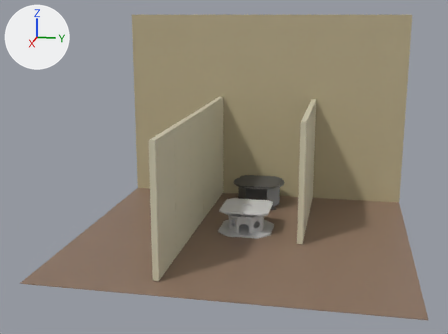
One commit to the COLLADA model fanuc_r1000ia_grinding/grinding_workcell_description/meshes/visual/grinding_workcell.dae: the scene before it, then after it.
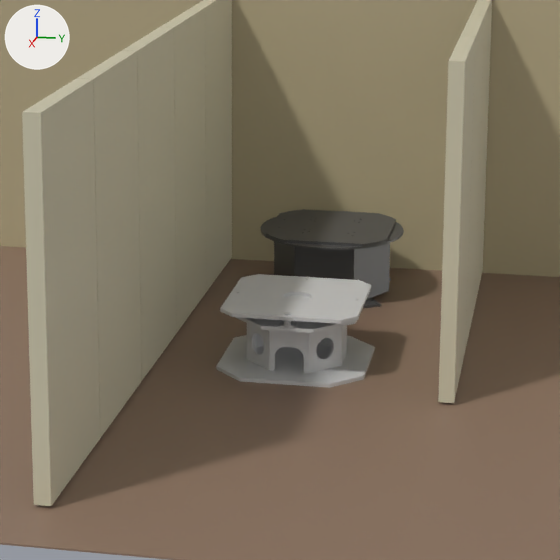
Each version appears first whole from a 50 mm camera at (12.84, 1.8, 3.48) aimed at (2.26, -0.32, 0.84), and next in a close-up on the part from 31% to 76% of the width and 30% to 90% of the height. Every picture has the same lights, and +X, +Y and +Z are marked at upper left. Where no turn or scale is listed for an object, it has been applied to the vertices.

The first close-up shows 'ground', 'panel_001', 'panel_003', 'panel_004', 'panel_005', 'panel_006', 'panel_007', 'support_001', 'support_002', 'table_meulage_-_douille-1', 'table_meulage_-_partie_fixe-1', 'table_meulage_-_partie_mobile-2', 'table_meulage_-_pièce_support_douille-1', 'wall'.
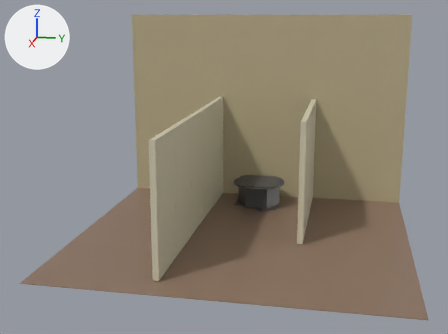
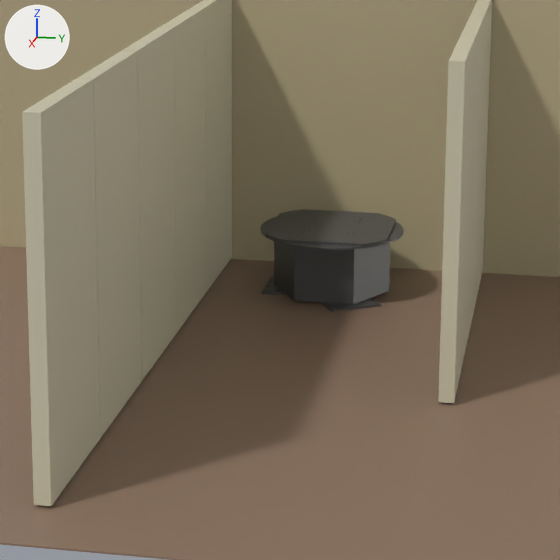
Commit message: Update table mesh and separate it from workcell

Diff of the bpy script that builds the scene:
```diff
--- a/fanuc_r1000ia_grinding/grinding_workcell_description/meshes/visual/grinding_workcell.dae.py
+++ b/fanuc_r1000ia_grinding/grinding_workcell_description/meshes/visual/grinding_workcell.dae.py
@@ ob_table_meulage___pièce_support_douille_1 @@
-ob_table_meulage___pièce_support_douille_1 = bpy.data.objects.new('table_meulage_-_pièce_support_douille-1', me_table_meulage___pièce_support_douille_1)
-ob_table_meulage___pièce_support_douille_1.location = (1.643, 0.0, -0.52)
@@ ob_table_meulage___pièce_sup_100x95_4 @@
-ob_table_meulage___pièce_sup_100x95_4 = bpy.data.objects.new('table_meulage_-_pièce_sup_100x95-4', me_table_meulage___pièce_sup_100x95_4)
-ob_table_meulage___pièce_sup_100x95_4.location = (1.643, 0.0, -0.52)
@@ ob_table_meulage___pièce_sup_100x95_3 @@
-ob_table_meulage___pièce_sup_100x95_3 = bpy.data.objects.new('table_meulage_-_pièce_sup_100x95-3', me_table_meulage___pièce_sup_100x95_3)
-ob_table_meulage___pièce_sup_100x95_3.location = (1.643, 0.0, -0.52)
@@ ob_table_meulage___pièce_sup_100x95_2 @@
-ob_table_meulage___pièce_sup_100x95_2 = bpy.data.objects.new('table_meulage_-_pièce_sup_100x95-2', me_table_meulage___pièce_sup_100x95_2)
-ob_table_meulage___pièce_sup_100x95_2.location = (1.643, 0.0, -0.52)
@@ ob_table_meulage___partie_mobile_2 @@
-ob_table_meulage___partie_mobile_2 = bpy.data.objects.new('table_meulage_-_partie_mobile-2', me_table_meulage___partie_mobile_2)
-ob_table_meulage___partie_mobile_2.location = (1.643, 0.0, -0.52)
@@ ob_table_meulage___partie_fixe_1 @@
-ob_table_meulage___partie_fixe_1 = bpy.data.objects.new('table_meulage_-_partie_fixe-1', me_table_meulage___partie_fixe_1)
-ob_table_meulage___partie_fixe_1.location = (1.643, 0.0, -0.52)
@@ ob_table_meulage___douille_1 @@
-ob_table_meulage___douille_1 = bpy.data.objects.new('table_meulage_-_douille-1', me_table_meulage___douille_1)
-ob_table_meulage___douille_1.location = (1.643, 0.0, -0.52)
@@ ob_table_meulage___axe_1 @@
-ob_table_meulage___axe_1 = bpy.data.objects.new('table_meulage_-_axe-1', me_table_meulage___axe_1)
-ob_table_meulage___axe_1.location = (1.643, 0.0, -0.52)
```

Pixel boxes [x1, y1, x2, y2] of what changed, in the close-ups (560 x 560 px):
'table_meulage_-_partie_fixe-1', deleted: before [216, 317, 375, 388]
'table_meulage_-_partie_mobile-2', deleted: before [220, 274, 371, 324]
'table_meulage_-_pièce_support_douille-1', deleted: before [279, 321, 297, 329]
'table_meulage_-_douille-1', deleted: before [283, 320, 291, 326]
'table_meulage_-_pièce_sup_100x95-4', deleted: before [279, 317, 293, 321]
'table_meulage_-_axe-1', deleted: before [284, 312, 290, 315]
